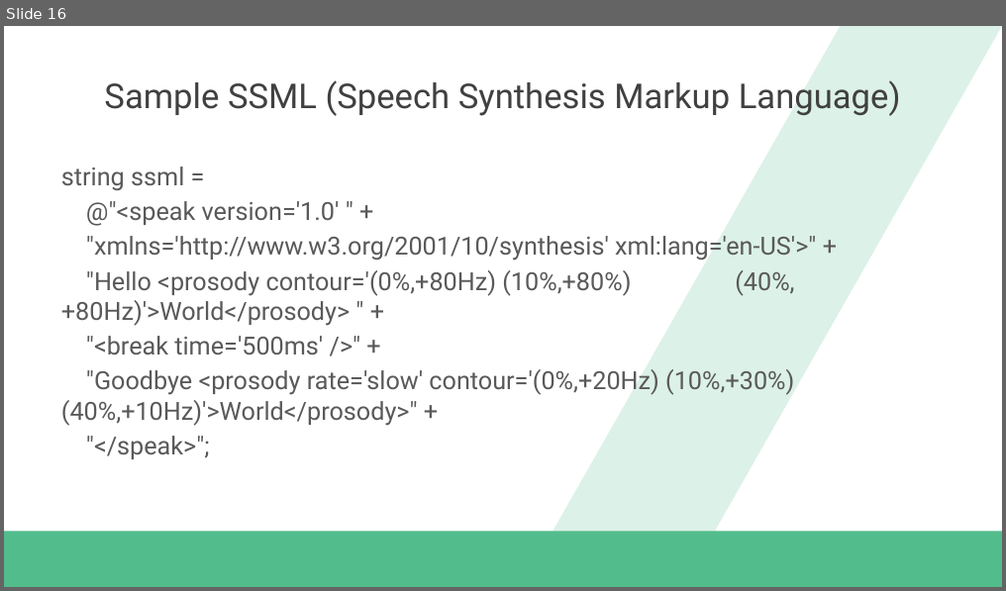
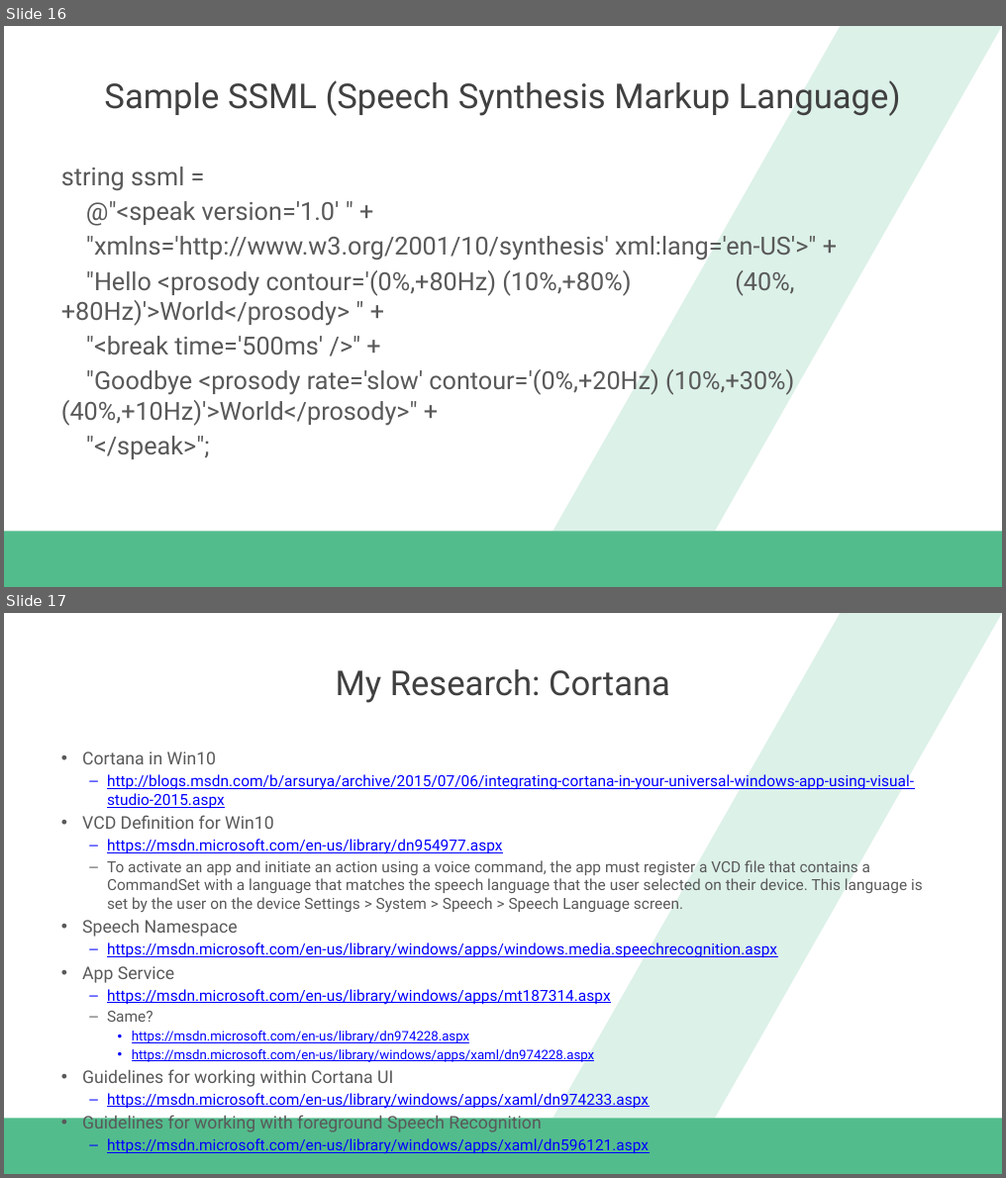
Before and after one commit to dannydwarren/Cortana-Location-UWP, a slide deck: Hey Cortana, Where Am I.pptx. Shown one above the other, each under a label of ours: slide 16 before the commit, slides 16 and 17 after it. The pictures are 1006x591 and 1006x1178 pixels, drawn with LibreOffice and Linux fonts; fonts in the diff are those of the drawing; background and template pictures are left out. Boxes give left, top, right and bottom in pixels: in the first picture for what was removed or moved away, otherwise in the second. Text is boxed around its words. In the diff, an @@ line names an element or a change of style, - is before the commit and + after.

```diff
--- a/Hey Cortana, Where Am I.pptx
+++ b/Hey Cortana, Where Am I.pptx
@@ slide 17 added at <box>4,613,1002,1174</box>, background #FFFFFF; not listed: 2 template elements that a slide beside it also shows @@
@@ title added at <box>336,669,670,703</box>, 33 pt, text #404040 @@
+My Research: Cortana
@@ text added at <box>82,752,923,1154</box>, 14.7 pt, text #0000FF, underline @@
+• Cortana in Win10
+  – http://blogs.msdn.com/b/arsurya/archive/2015/07/06/integrating-cortana-in-your-universal-windows-app-using-visual-studio-2015.aspx
+• VCD Definition for Win10
+  – https://msdn.microsoft.com/en-us/library/dn954977.aspx
+  – To activate an app and initiate an action using a voice command, the app must register a VCD file that contains a CommandSet with a language that matches the speech language that the user selected on their device. This language is set by the user on the device Settings > System > Speech > Speech Language screen.
+• Speech Namespace
+  – https://msdn.microsoft.com/en-us/library/windows/apps/windows.media.speechrecognition.aspx
+• App Service
+  – https://msdn.microsoft.com/en-us/library/windows/apps/mt187314.aspx
+  – Same?
+    • https://msdn.microsoft.com/en-us/library/dn974228.aspx
+    • https://msdn.microsoft.com/en-us/library/windows/apps/xaml/dn974228.aspx
+• Guidelines for working within Cortana UI
+  – https://msdn.microsoft.com/en-us/library/windows/apps/xaml/dn974233.aspx
+• Guidelines for working with foreground Speech Recognition
+  – https://msdn.microsoft.com/en-us/library/windows/apps/xaml/dn596121.aspx
```
Also in this commit, not shown: 1 slide changed, 2 other slides added.
